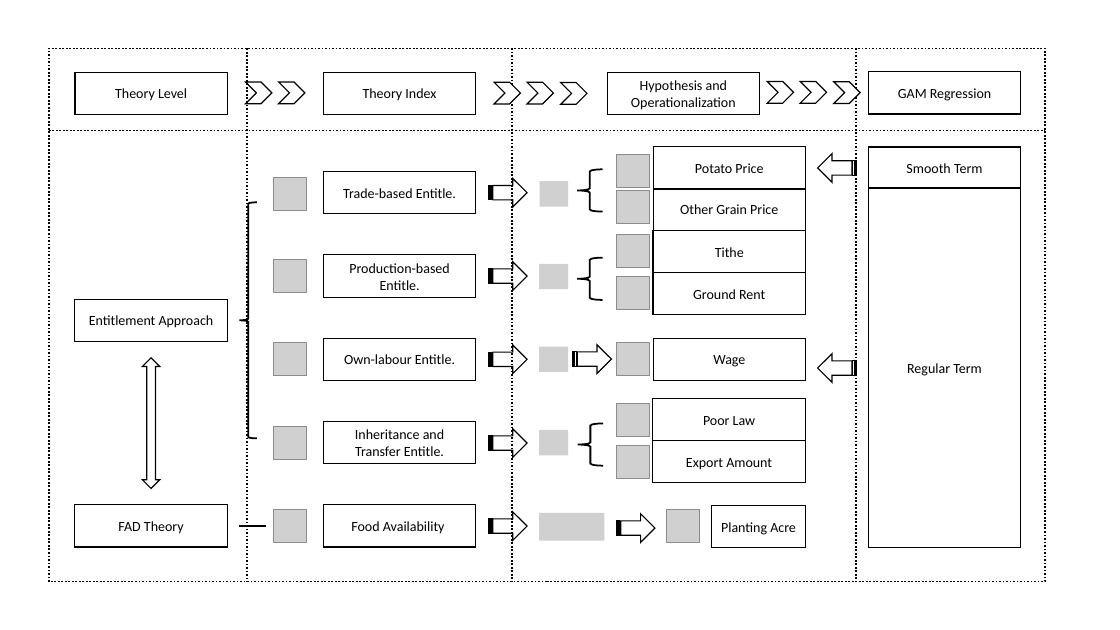
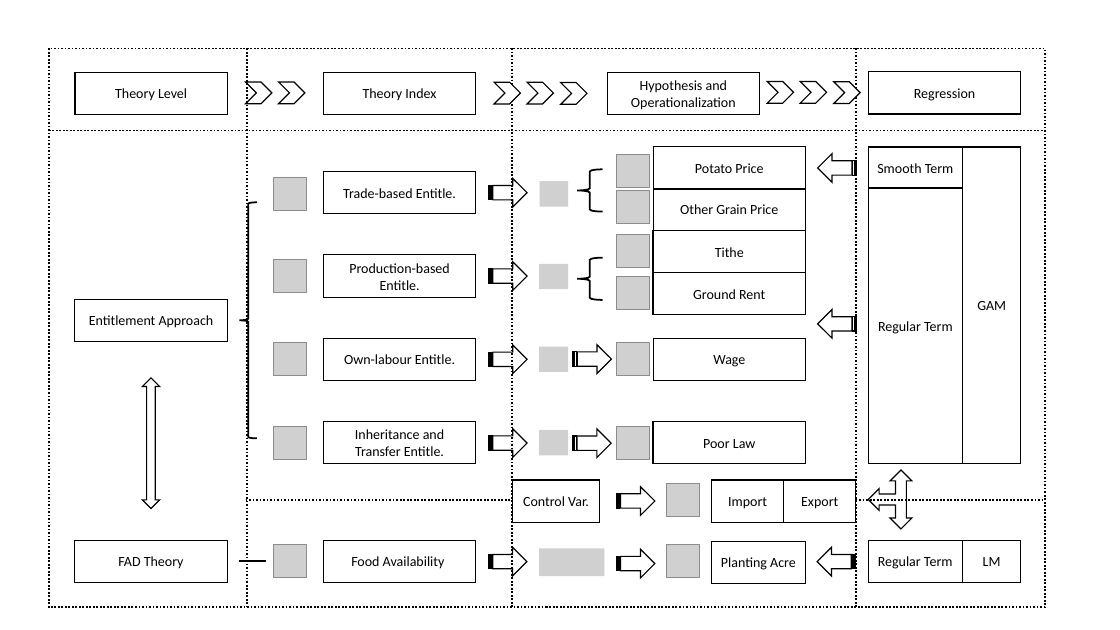
Before and after one commit to chxiii/Dissertation_Summer2024, a slide deck: slide 1 of 03_outputs/Framework.pptx. Drawn at 1120x630 pixels with LibreOffice and Linux fonts; fonts in the diff are those of the drawing; grey boxes stand for pictures. Boxes give left, top, right and bottom in pixels: in the first picture for what was removed or moved away, otherwise in the second. Text is boxed around its words. In the diff, an @@ line names an element or a change of style, - is before the commit and + after.

```diff
--- a/03_outputs/Framework.pptx
+++ b/03_outputs/Framework.pptx
@@ rectangle: place and size @@
-rectangle at [49,49,1045,582]
+rectangle at [49,49,1045,607]
@@ line moved from (247, 49) - (247, 581) to (247, 49) - (247, 607) @@
@@ line moved from (513, 48) - (513, 581) to (513, 48) - (513, 607) @@
@@ line moved from (856, 48) - (856, 581) to (856, 48) - (856, 607) @@
@@ text in rectangle at [914,88,975,101]: text changed @@
-GAM Regression
+Regression
@@ rectangle "Smooth Term": place and size @@
-rectangle "Smooth Term" at [869,147,1022,189]
+rectangle "Smooth Term" at [869,147,963,189]
@@ rectangle added at [963,147,1021,464], fill #FFFFFF, outline #000000 1 pt, 12 pt, text #000000 @@
+GAM
@@ rectangle "Regular Term": place and size @@
-rectangle "Regular Term" at [869,188,1022,548]
+rectangle "Regular Term" at [869,188,963,464]
@@ striped right arrow: place and size @@
-striped right arrow at [818,354,856,382]
+striped right arrow at [818,309,856,338]
@@ up down arrow: place and size @@
-up down arrow at [143,358,160,489]
+up down arrow at [142,378,160,509]
@@ striped right arrow added at [573,429,612,458], fill #FFFFFF, outline #000000 1 pt @@
@@ left brace removed at [578,423,603,465] @@
@@ picture: place and size @@
-picture at [617,403,649,436]
+picture at [617,427,649,460]
@@ rectangle "Poor Law": place and size @@
-rectangle "Poor Law" at [653,399,806,441]
+rectangle "Poor Law" at [653,422,806,464]
@@ left right up arrow added at [869,471,912,529], fill #FFFFFF, outline #000000 1 pt @@
@@ line added from (245, 500) to (513, 500), #000000 1.5 pt dashed @@
@@ rectangle added at [513,480,600,522], fill #FFFFFF, outline #000000 1 pt, 12 pt, text #000000 @@
+Control Var.
@@ striped right arrow added at [617,486,655,515], fill #FFFFFF, outline #000000 1 pt @@
@@ picture: place and size @@
-picture at [617,445,649,478]
+picture at [667,483,700,516]
@@ rectangle added at [712,480,784,522], fill #FFFFFF, outline #000000 1 pt, 12 pt, text #000000 @@
+Import
@@ rectangle "Export": place and size @@
-rectangle "Export" at [653,441,806,483]
+rectangle "Export" at [784,480,856,522]
@@ text in rectangle at [801,497,838,509]: text changed @@
-Export Amount
+Export
@@ line added from (856, 500) to (1045, 500), #000000 1.5 pt dashed @@
@@ picture removed at [539,513,605,541] @@
@@ 3 rectangles, 2 pictures, 2 striped right arrows, 1 line: place and size @@
-3 rectangles, 2 pictures, 2 striped right arrows, 1 line at [75,505,805,548]
+3 rectangles, 2 pictures, 2 striped right arrows, 1 line at [75,540,805,583]
@@ picture added at [539,549,605,576] @@
@@ striped right arrow added at [818,548,856,576], fill #FFFFFF, outline #000000 1 pt @@
@@ rectangle added at [869,540,963,582], fill #FFFFFF, outline #000000 1 pt, 12 pt, text #000000 @@
+Regular Term
@@ rectangle added at [963,540,1021,582], fill #FFFFFF, outline #000000 1 pt, 12 pt, text #000000 @@
+LM
```
Also in this commit, not shown: 30 other files.
